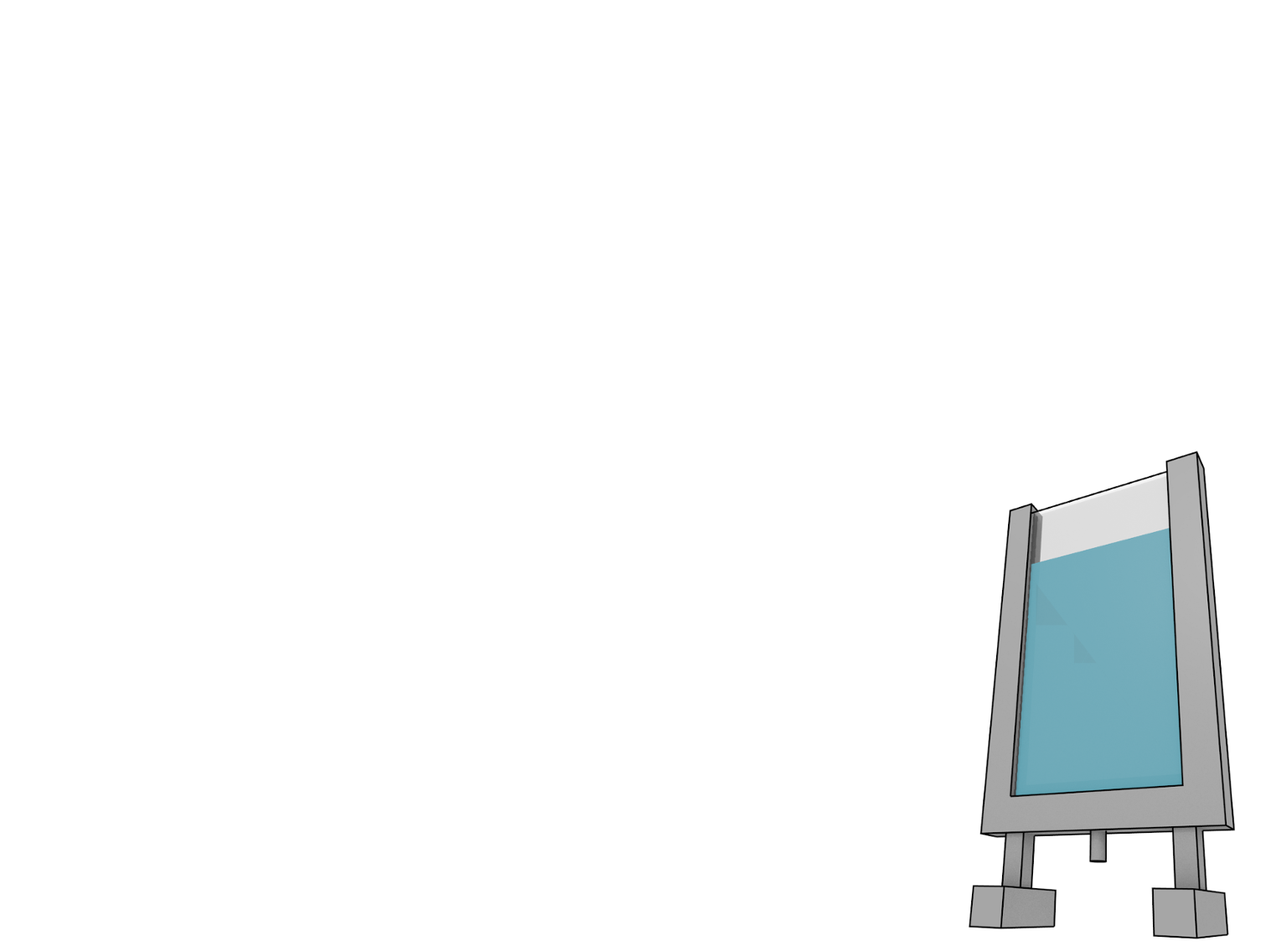
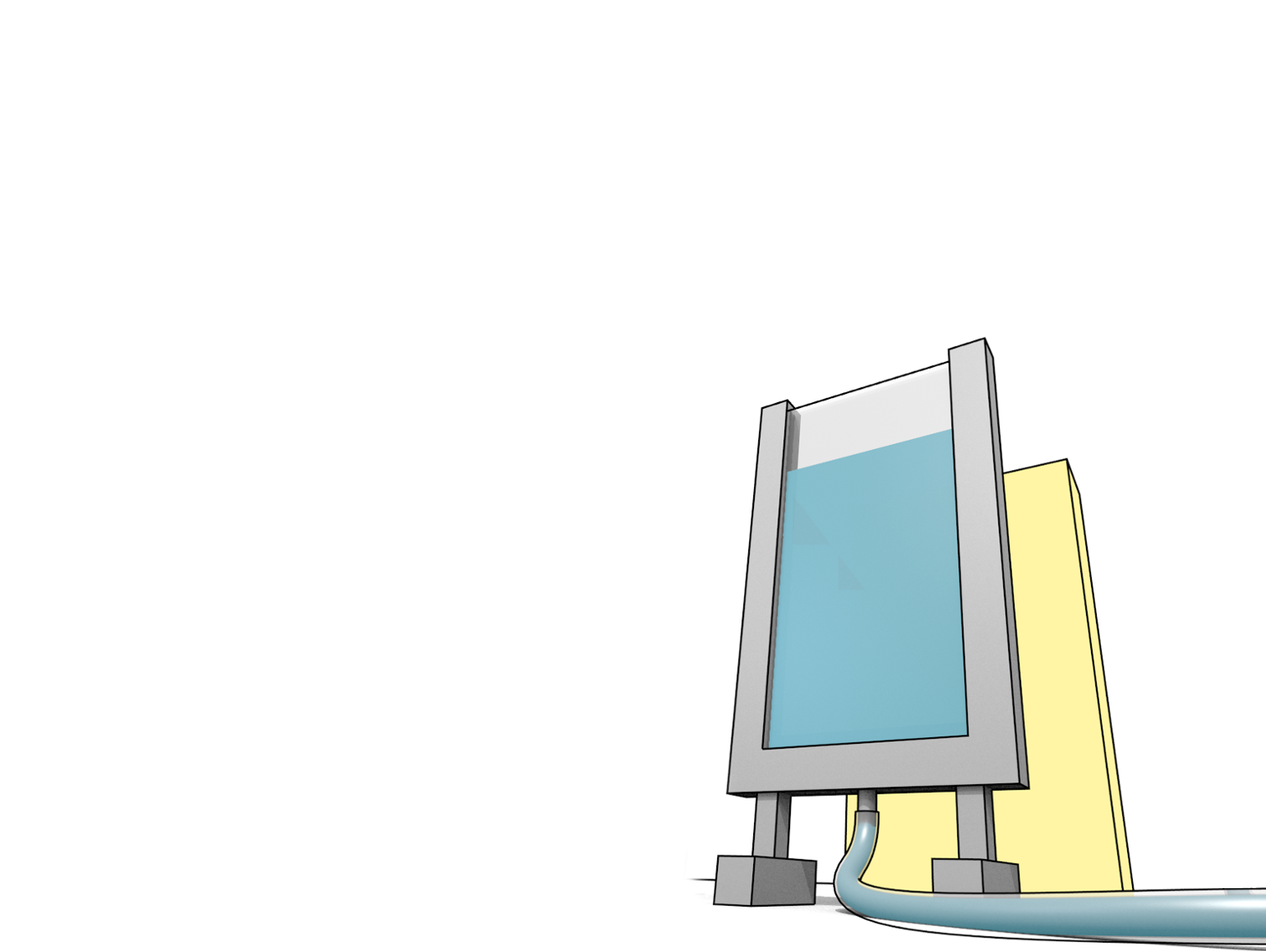
Layer changes from the first 1266px x 951px image to the second:
added layer "background_2.png" above "background.png" over [685, 335, 1266, 951]
painted on "background.png" over [959, 433, 1251, 951]
